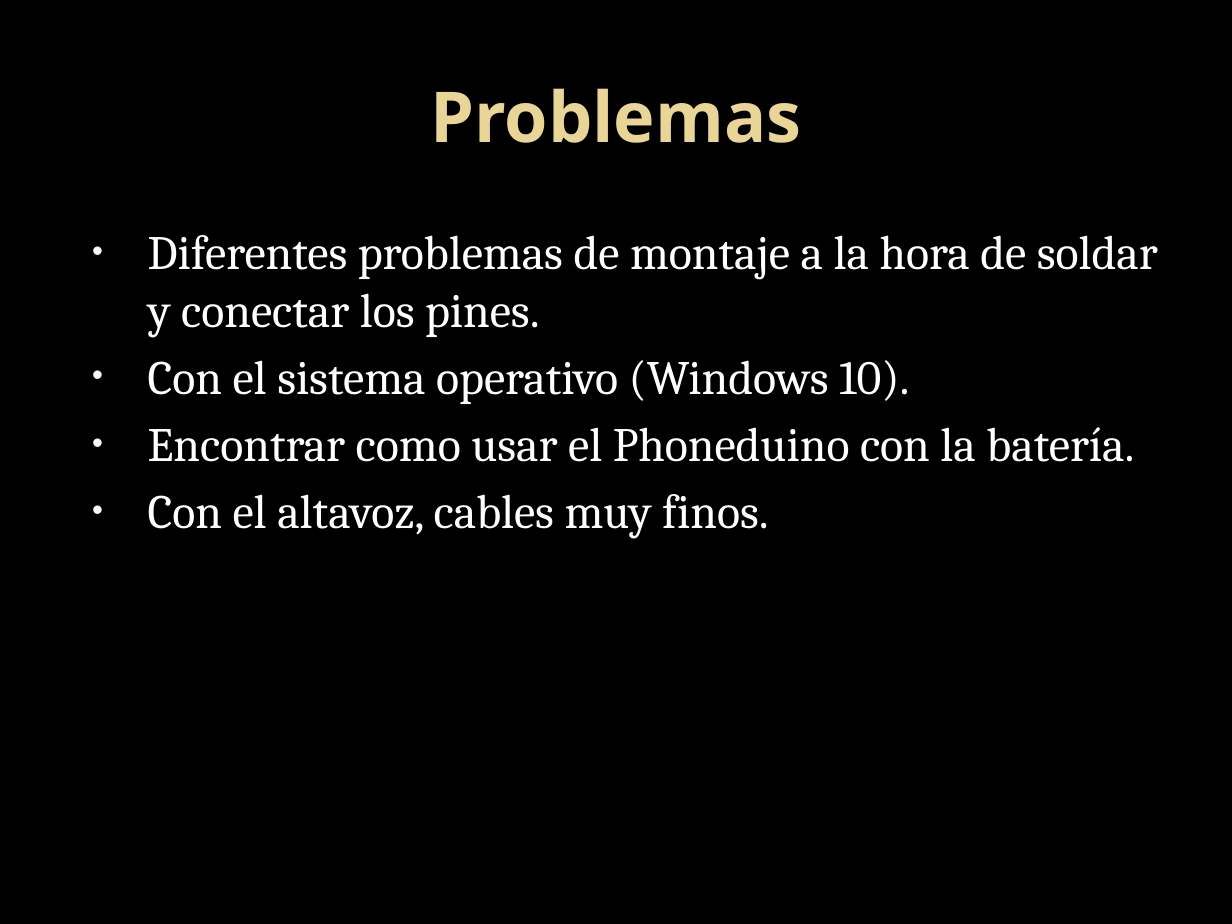
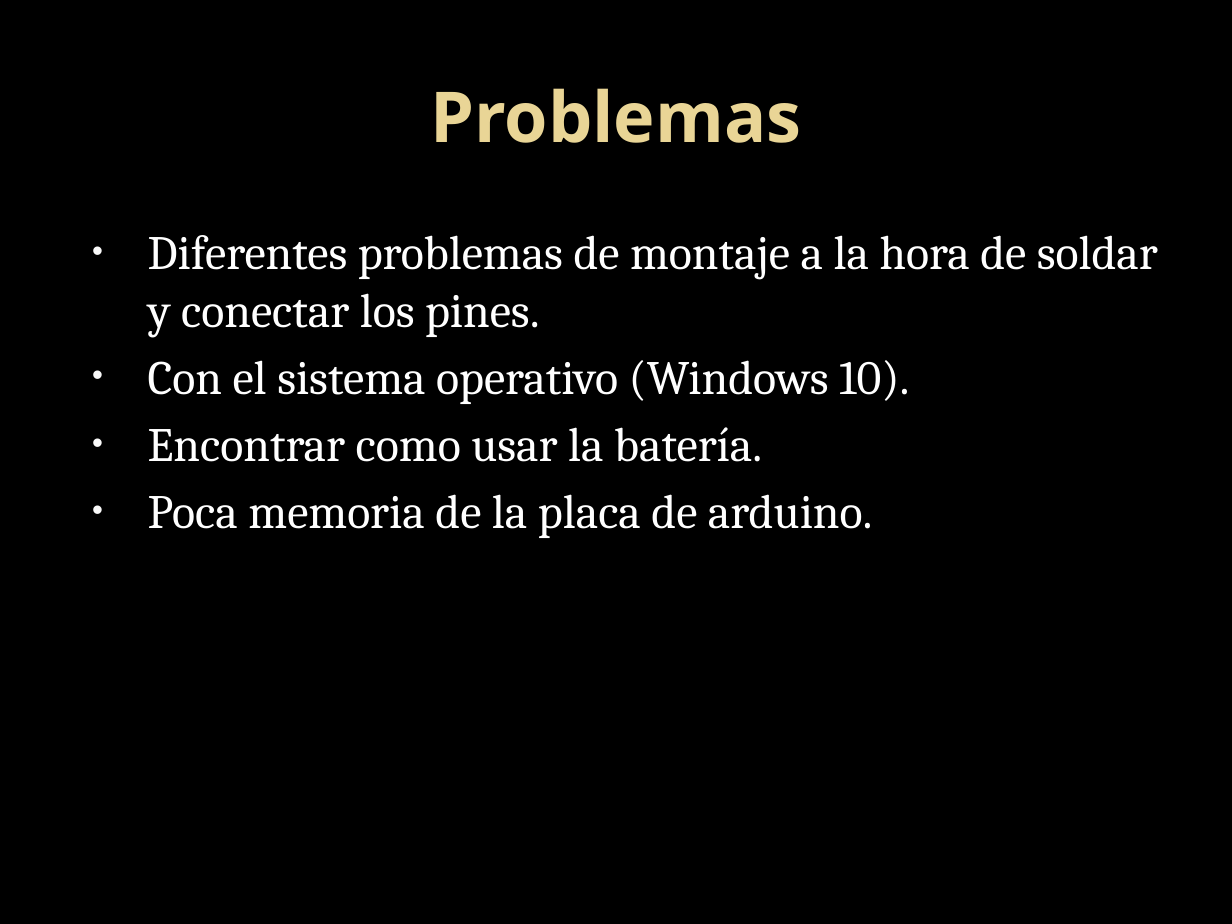
Before and after one commit to JaimeLLanos/ArduinoPhoneduino, a slide deck: slide 10 of PHONEDUINO.pptx (slide 9 before the commit). Drawn at 1232x924 pixels with LibreOffice and Linux fonts; fonts in the diff are those of the drawing; background and template pictures are left out. Boxes give left, top, right and bottom in pixels: in the first picture for what was removed or moved away, otherwise in the second. Text is boxed around its words. In the diff, an @@ line names an element or a change of style, - is before the commit and + after.

```diff
--- a/PHONEDUINO.pptx
+++ b/PHONEDUINO.pptx
@@ text at box(148, 427, 873, 538): text changed @@
-• Encontrar como usar el Phoneduino con la batería.
-• Con el altavoz, cables muy finos.
+• Encontrar como usar la batería.
+• Poca memoria de la placa de arduino.
```
Also in this commit, not shown: 7 other slides changed, 3 slides added.
